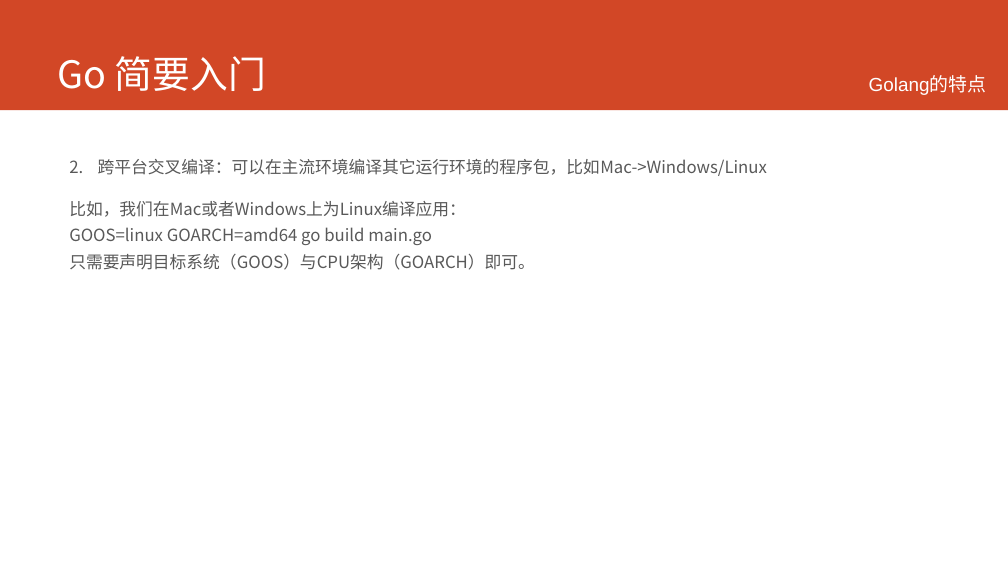
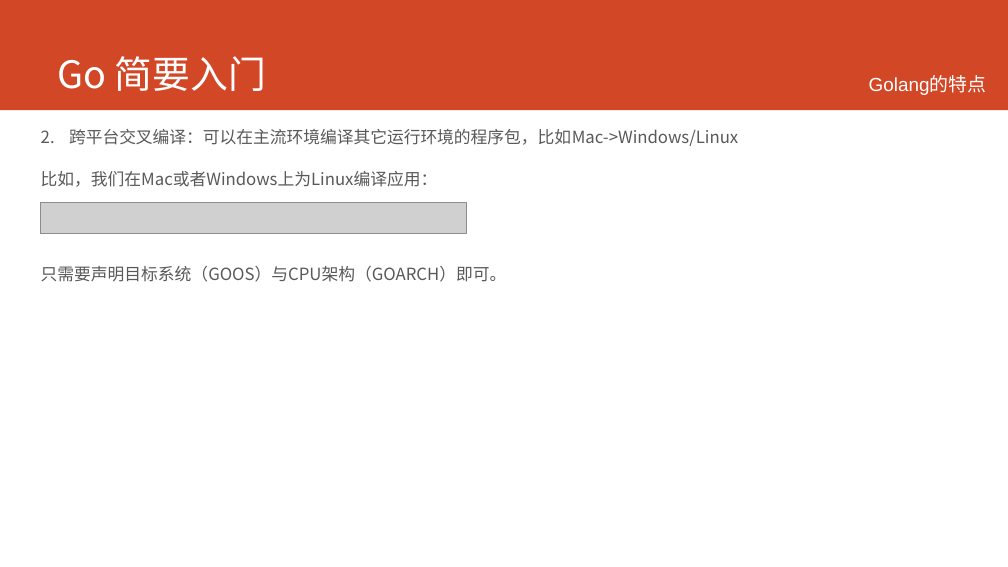
Before and after one commit to printfcoder/printfcoder, a slide deck: slide 7 of course/for-emc/course-for-emc.pptx. Drawn at 1008x567 pixels with LibreOffice and Linux fonts; fonts in the diff are those of the drawing; grey boxes stand for pictures; background and template pictures are left out. Boxes give left, top, right and bottom in pixels: in the first picture for what was removed or moved away, otherwise in the second. Text is boxed around its words. In the diff, an @@ line names an element or a change of style, - is before the commit and + after.

```diff
--- a/course/for-emc/course-for-emc.pptx
+++ b/course/for-emc/course-for-emc.pptx
@@ text "跨平台交叉编译：可以在主流环境编译其它运行环境的程序包，比如Mac->Windows/Linux": place and size @@
-text "跨平台交叉编译：可以在主流环境编译其它运行环境的程序包，比如Mac->Windows/Linux" at <box>69,159,767,270</box>
+text "跨平台交叉编译：可以在主流环境编译其它运行环境的程序包，比如Mac->Windows/Linux" at <box>41,129,738,282</box>
@@ text at <box>41,171,507,282</box>: text changed @@
-比如，我们在Mac或者Windows上为Linux编译应用：
-GOOS=linux GOARCH=amd64 go build main.go
-只需要声明目标系统（GOOS）与CPU架构（GOARCH）即可。
+比如，我们在Mac或者Windows上为Linux编译应用：
+只需要声明目标系统（GOOS）与CPU架构（GOARCH）即可。
@@ picture added at <box>41,203,467,234</box> @@
```
Also in this commit, not shown: 11 other slides changed, 2 slides removed.
